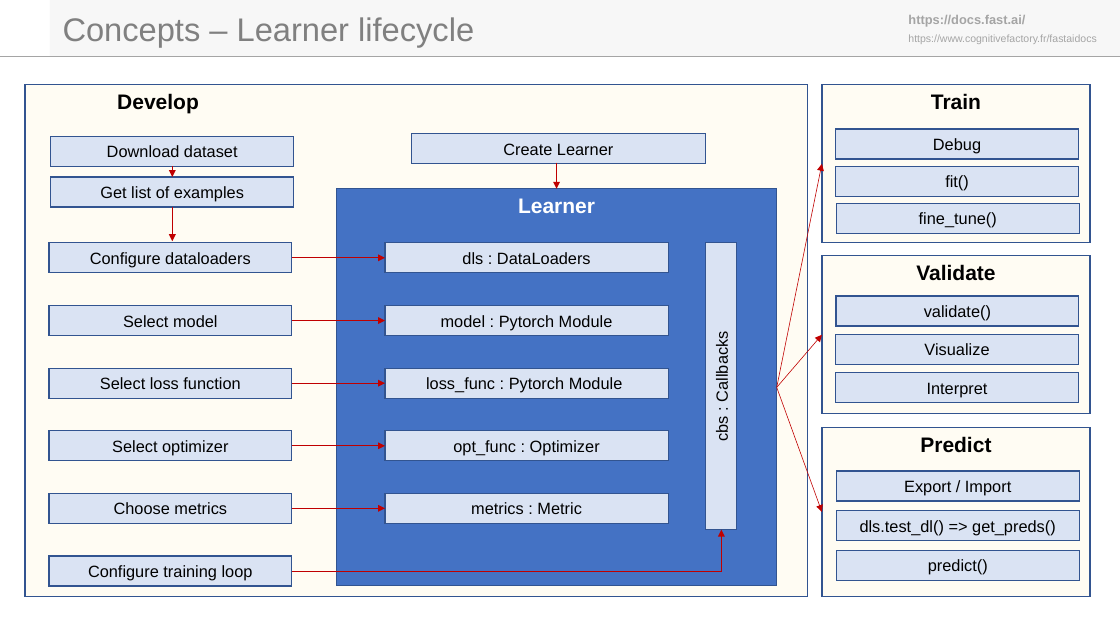
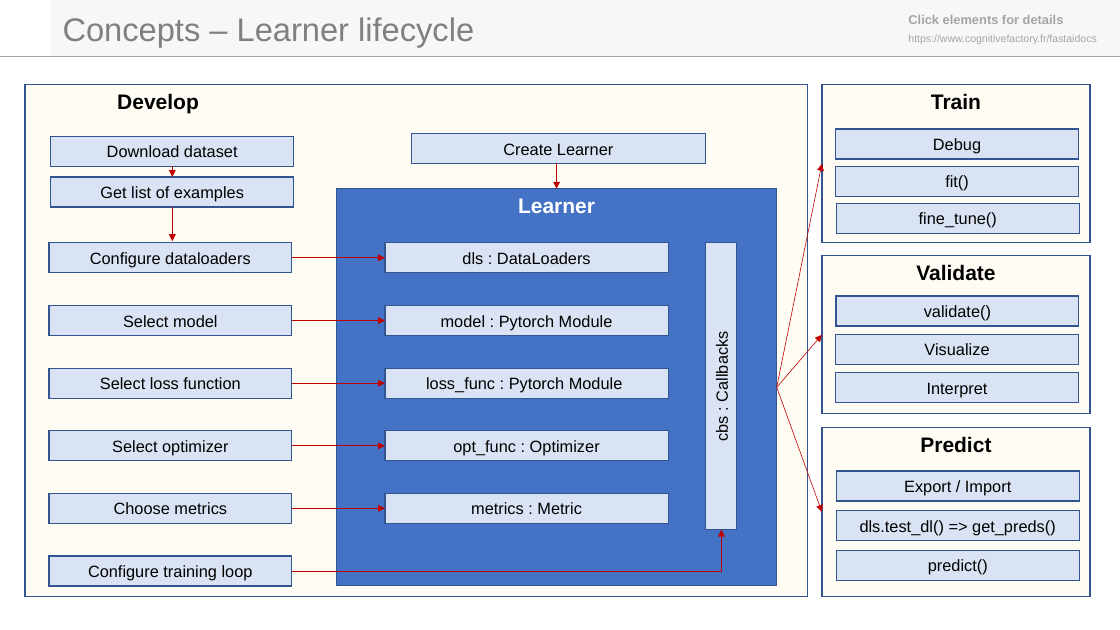
Before and after one commit to laurentprudhon/cognitivefactory-blog, a slide deck: slide 3 of fastaidocs/fastai_docs_v1.pptx. Drawn at 1120x630 pixels with LibreOffice and Linux fonts; fonts in the diff are those of the drawing; background and template pictures are left out. Boxes give left, top, right and bottom in pixels: in the first picture for what was removed or moved away, otherwise in the second. Text is boxed around its words. In the diff, an @@ line names an element or a change of style, - is before the commit and + after.

Commit message:
Add links to fastai docs

```diff
--- a/fastaidocs/fastai_docs_v1.pptx
+++ b/fastaidocs/fastai_docs_v1.pptx
@@ text at [908, 15, 1064, 24]: text changed @@
-https://docs.fast.ai/
+Click elements for details
```
Also in this commit, not shown: 25 other slides changed, 57 other files.
